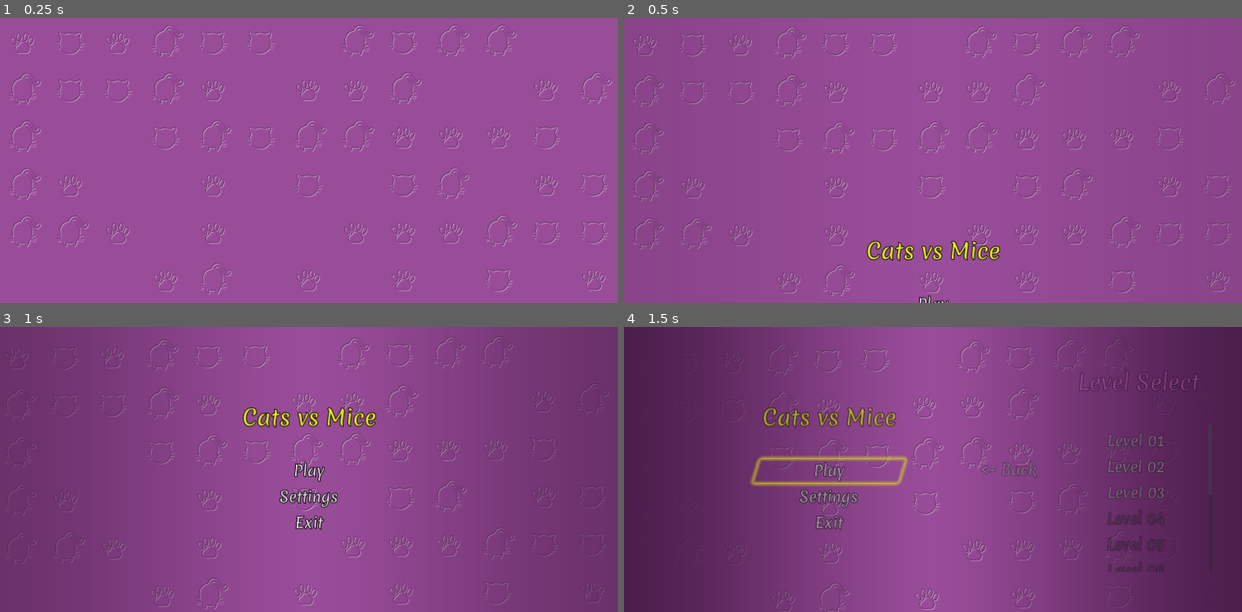
Above: before the commit, frames 1-4 (two rows, left to right).
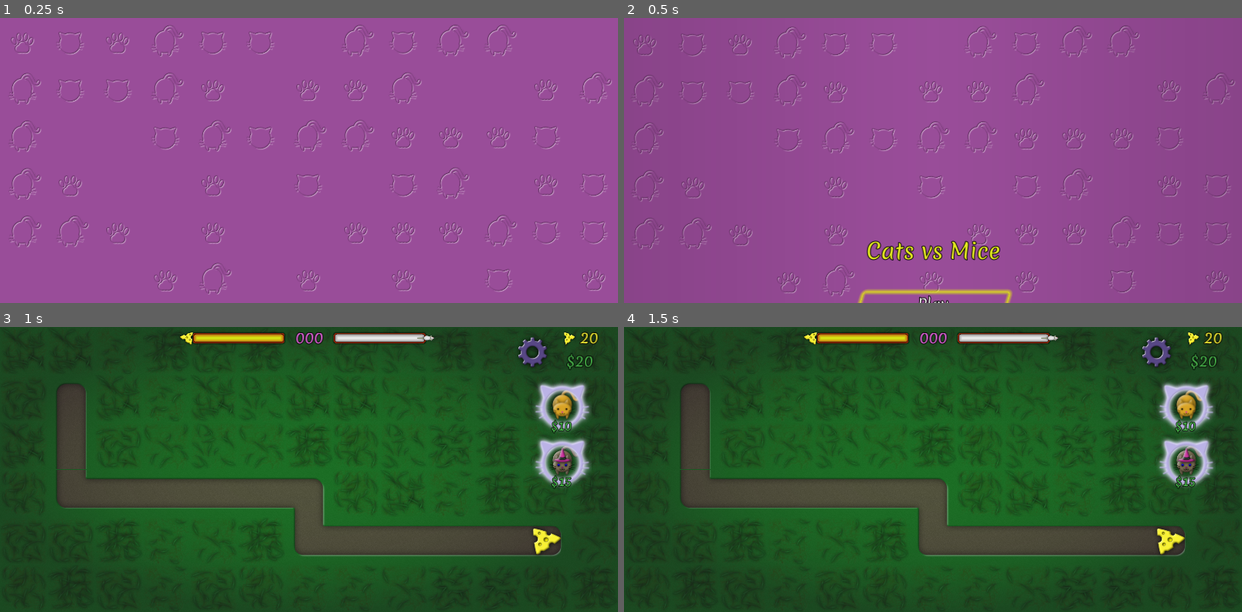
Above: after the commit, the same moments.

Repository: vibrunazo/godot-cats
Game: Godot game, scene res://scenes/maps/MainScene.tscn
Same seed, same stepped clock (60 frames per second), same inputs: the game is played once before the commit and once after it. Sound files missing from this copy of the repository are replaced by a short silence.
Inputs (mouse positions are in pixels of both pictures, inside the frame that each line leads up to):
- Up to frame 1 (0.25 s): no input
- Up to frame 2 (0.5 s): no input
- Up to frame 3 (1 s): tap Enter (ui_accept) at 0.5 s; move the mouse to (444, 455) at 0.52 s; hold Enter (ui_accept) from 0.53 s (still down); click (444, 455) at 0.67 s
- Up to frame 4 (1.5 s): release Enter (ui_accept) at 1.25 s; click (933, 469) at 1.25 s, where only the run before the commit has a clickable "Play"

Frame 1 is identical in both runs. In frame 2, 0.5% of the frame differs, in the area x 37-63%, y 95-100%; in frame 3, 100%, in the area x 0-100%, y 0-100%; in frame 4, 100%.

Commit message:
auto focus on main menu start, starts level with Enter

Diff:
--- a/scenes/MainScene.gd
+++ b/scenes/MainScene.gd
@@ -1,39 +1,51 @@
 extends Node2D
 
 var selected = "Map01"
+onready var el_mainmenu: PauseMenu = $"%MainMenu"
+enum State {START, LEVEL_SELECT}
+var state: int = State.START
 
 # Called when the node enters the scene tree for the first time.
 func _ready():
 	$AnimBG.play("start", 0, 0.2)
 	Global.reset_volume()
-
+#	el_mainmenu.set_focus()
+	reset_focus()
 	for b in get_tree().get_nodes_in_group("level"):
 #		var button: ToolButton = b
 #		print("found level button %s" % b.get_name())
 		b.connect("pressed", self, "level_pressed", [b.get_name()])
 		b.connect("button_down", self, "level_down", [b.get_name()])
 
+func play_selected_level():
+	get_tree().change_scene("res://scenes/maps/%s.tscn" % selected)
 
-# Called every frame. 'delta' is the elapsed time since the previous frame.
-#func _process(delta):
-#	pass
+func _input(event):
+	if event.is_action_pressed("ui_accept") and state == State.LEVEL_SELECT:
+		play_selected_level()
+
 func level_pressed(name: String):
-	print('pressed: %s' % name)
 	selected = name
 
 func level_down(name: String):
-	print('down: %s' % name)
 	selected = name
 
 func _on_ResumeButton_pressed():
 	$Anim.play("out")
+	state = State.LEVEL_SELECT
+	$CanvasLayer/LevelSelectMenu/VBox/ScrollContainer/VBoxContainer/Map01.grab_focus()
 
 func _on_PlayLevelButton_pressed():
-	var focused = $CanvasLayer/LevelSelectMenu.get_focus_owner()
-	print(focused)
 # warning-ignore:return_value_discarded
-	get_tree().change_scene("res://scenes/maps/%s.tscn" % selected)
+	play_selected_level()
 
 
 func _on_LevelBackButton_pressed():
 	$Anim.play_backwards("out")
+	state = State.START
+	el_mainmenu.set_focus()
+
+
+func reset_focus():
+	yield(get_tree().create_timer(0.1), "timeout")
+	el_mainmenu.set_focus()
--- a/scenes/PauseMenu.gd
+++ b/scenes/PauseMenu.gd
@@ -1,6 +1,9 @@
 extends Control
 
 class_name PauseMenu
+
+func set_focus():
+	$HBoxContainer/ResumeButton.grab_focus()
 
 func toogle():
 	pause(!get_tree().paused)
@@ -12,6 +15,7 @@
 		$AnimationPlayer.play("start")
 		audio_fade_out()
 		$AudioStreamPlayer.play()
+		set_focus()
 	else:
 #		Global.set_volume(-80)
 		$AnimationPlayer.stop()
--- a/scenes/WinMenu.tscn
+++ b/scenes/WinMenu.tscn
@@ -6,7 +6,7 @@
 
 [sub_resource type="Gradient" id=2]
 interpolation_mode = 2
-colors = PoolColorArray( 0.416, 0.52, 0.208, 0.588235, 0, 0, 0, 0.313726 )
+colors = PoolColorArray( 0.831373, 0.901961, 0.0901961, 0.54902, 0.568627, 0.6, 0.239216, 0.156863 )
 
 [sub_resource type="GradientTexture2D" id=3]
 gradient = SubResource( 2 )
--- a/scenes/maps/MainScene.tscn
+++ b/scenes/maps/MainScene.tscn
@@ -614,15 +614,21 @@
 }
 
 [node name="MainScene" type="Node2D"]
+pause_mode = 2
 script = ExtResource( 1 )
 
 [node name="CanvasLayer" type="CanvasLayer" parent="."]
 
 [node name="MainMenu" parent="CanvasLayer" instance=ExtResource( 4 )]
+unique_name_in_owner = true
 visible = true
 
 [node name="TextureRect" parent="CanvasLayer/MainMenu" index="0"]
+modulate = Color( 1, 1, 1, 0 )
 texture = SubResource( 5 )
+
+[node name="HBoxContainer" parent="CanvasLayer/MainMenu" index="1"]
+anchor_top = 1.5
 
 [node name="Paused" parent="CanvasLayer/MainMenu/HBoxContainer" index="0"]
 custom_fonts/font = SubResource( 6 )
--- a/scenes/maps/Map01.tscn
+++ b/scenes/maps/Map01.tscn
@@ -1,8 +1,7 @@
-[gd_scene load_steps=7 format=2]
+[gd_scene load_steps=6 format=2]
 
 [ext_resource path="res://assets/fonts/Merienda-Regular.ttf" type="DynamicFontData" id=1]
 [ext_resource path="res://scenes/maps/Map.tscn" type="PackedScene" id=2]
-[ext_resource path="res://assets/audio/music/Mall - Komiku.mp3" type="AudioStream" id=3]
 
 [sub_resource type="Curve2D" id=1]
 resource_local_to_scene = true
@@ -43,9 +42,6 @@
 [node name="Paused" parent="UI/Menus/WinMenu/HBoxContainer" index="0"]
 custom_fonts/font = SubResource( 3 )
 
-[node name="AudioMusic" parent="." index="9"]
-stream = ExtResource( 3 )
-
 [editable path="UI/HUD/ActionBar/Cat1"]
 [editable path="UI/HUD/ActionBar/Cat2"]
 [editable path="UI/Menus/WinMenu"]
